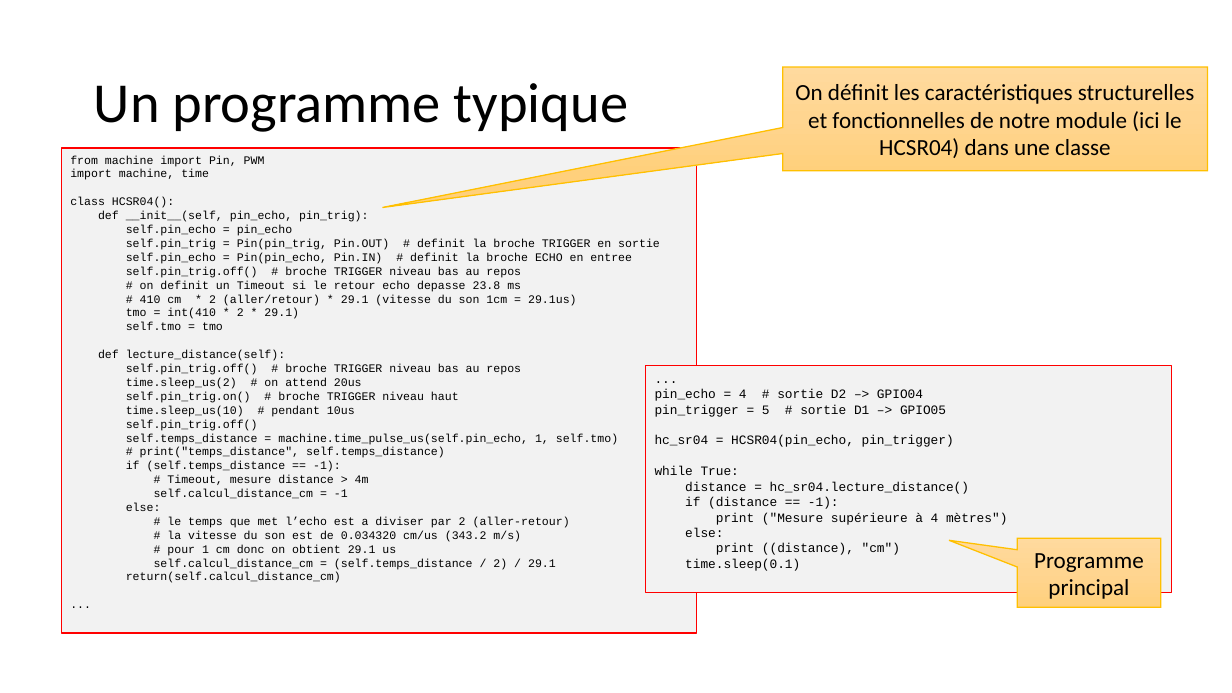
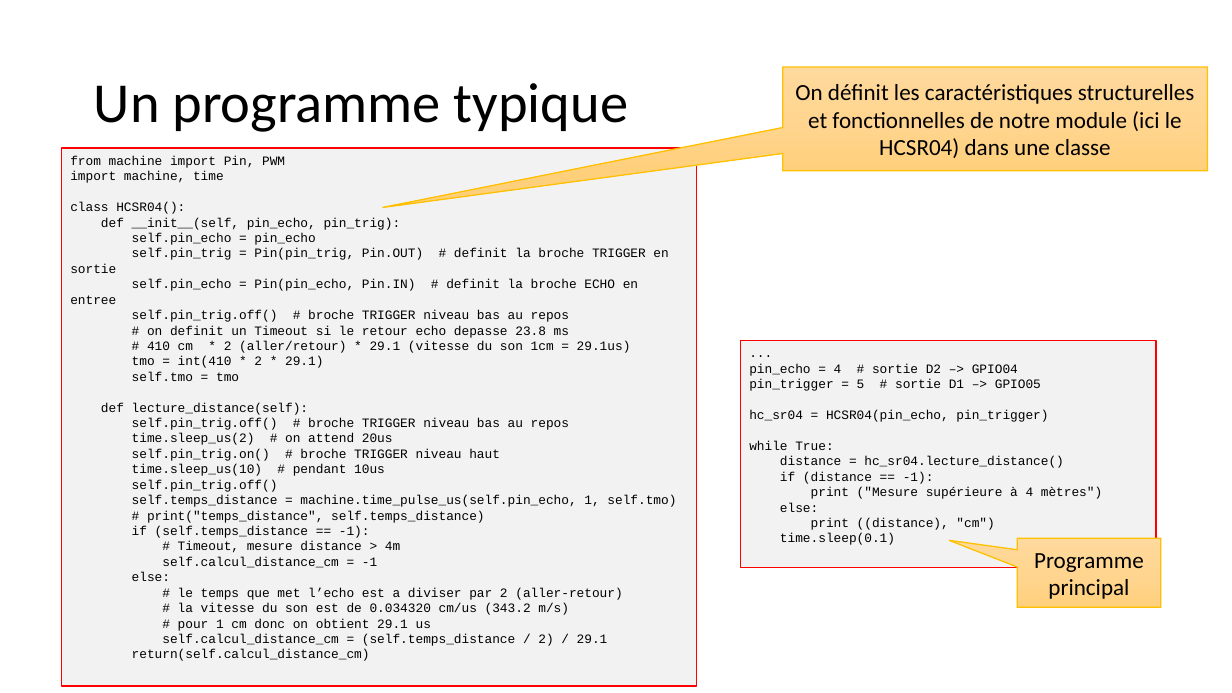
Before and after one commit to anumby-source/developpements_arduino, a slide deck: slide 7 of microPython.pptx. Drawn at 1232x693 pixels with LibreOffice and Linux fonts; fonts in the diff are those of the drawing. Boxes give left, top, right and bottom in pixels: in the first picture for what was removed or moved away, otherwise in the second. Text is boxed around its words. In the diff, an @@ line names an element or a change of style, - is before the commit and + after.

```diff
--- a/microPython.pptx
+++ b/microPython.pptx
@@ text in rectangle at (x1=61, y1=148, x2=697, y2=686): paragraph removed @@
-...
@@ rectangle "from machine import Pin, PWM" resized from (x1=61, y1=148, x2=697, y2=633) to (x1=61, y1=148, x2=697, y2=686) @@
@@ rectangle "from machine import Pin, PWM" at (x1=61, y1=148, x2=697, y2=686): size 9 to 10 pt @@
@@ rectangle "..." resized from (x1=646, y1=366, x2=1173, y2=593) to (x1=740, y1=341, x2=1156, y2=568) @@
```
Also in this commit, not shown: 1 other slide changed, 2 slides added.
